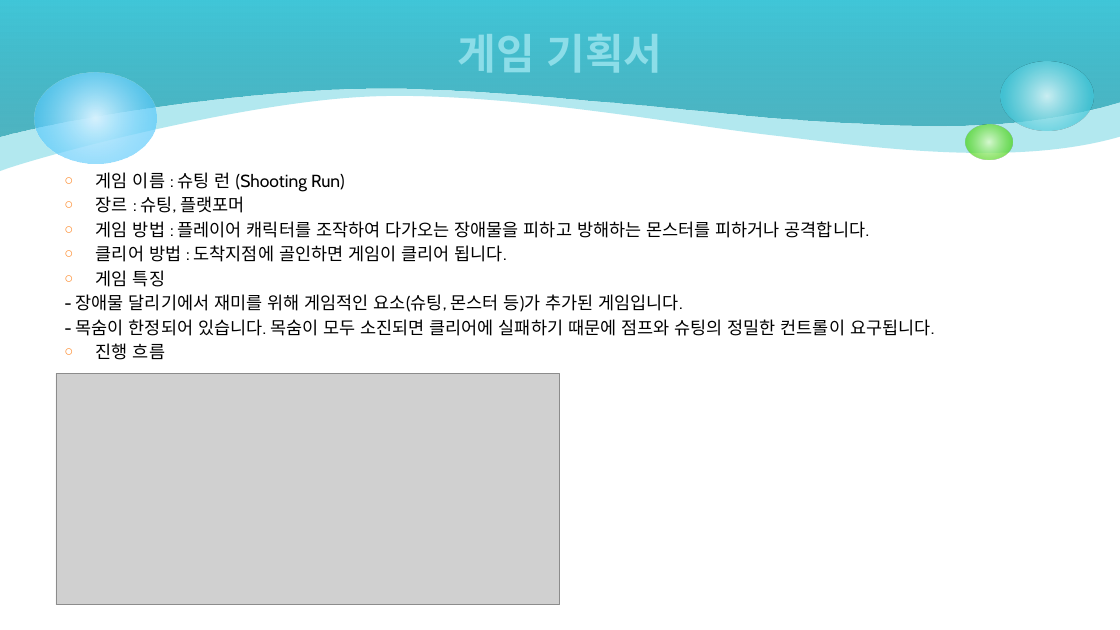
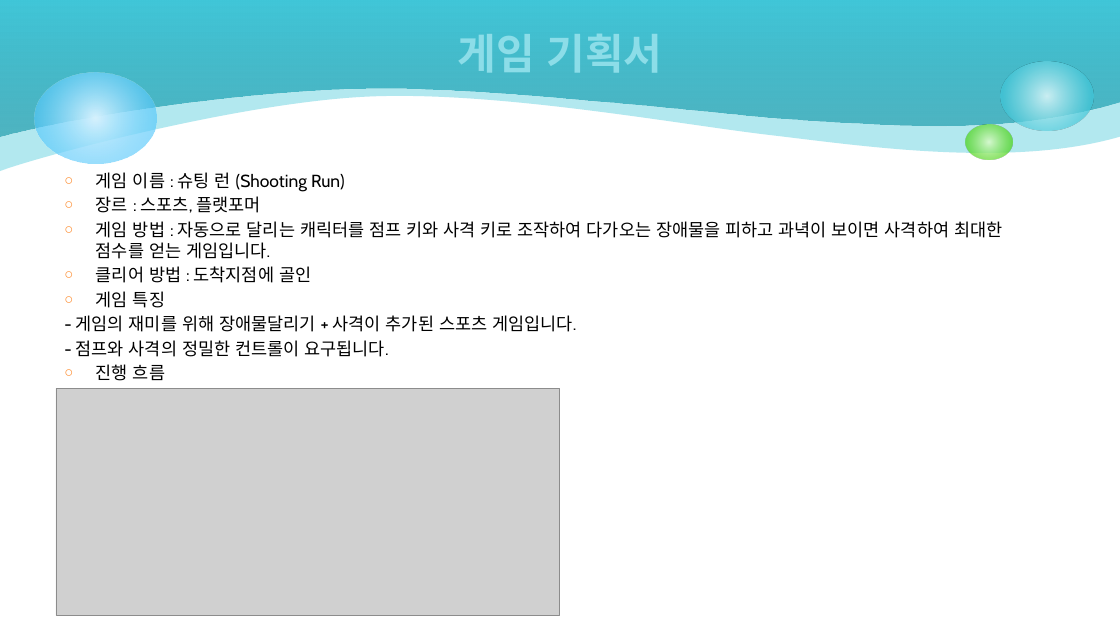
Before and after one commit to kkanghyun/2DGP_Project, a slide deck: slide 6 of 2D 게임프로그래밍 1차 발표.pptx. Drawn at 1120x630 pixels with LibreOffice and Linux fonts; fonts in the diff are those of the drawing; grey boxes stand for pictures. Boxes give left, top, right and bottom in pixels: in the first picture for what was removed or moved away, otherwise in the second. Text is boxed around its words. In the diff, an @@ line names an element or a change of style, - is before the commit and + after.

```diff
--- a/2D 게임프로그래밍 1차 발표.pptx
+++ b/2D 게임프로그래밍 1차 발표.pptx
@@ text at box(96, 196, 1002, 283): text changed @@
-○ 장르 : 슈팅, 플랫포머
-○ 게임 방법 : 플레이어 캐릭터를 조작하여 다가오는 장애물을 피하고 방해하는 몬스터를 피하거나 공격합니다.
-○ 클리어 방법 : 도착지점에 골인하면 게임이 클리어 됩니다.
+○ 장르 : 스포츠, 플랫포머
+○ 게임 방법 : 자동으로 달리는 캐릭터를 점프 키와 사격 키로 조작하여 다가오는 장애물을 피하고 과녁이 보이면 사격하여 최대한 점수를 얻는 게임입니다.
+○ 클리어 방법 : 도착지점에 골인
@@ text at box(76, 315, 576, 357): text changed @@
-- 장애물 달리기에서 재미를 위해 게임적인 요소(슈팅, 몬스터 등)가 추가된 게임입니다.
-- 목숨이 한정되어 있습니다. 목숨이 모두 소진되면 클리어에 실패하기 때문에 점프와 슈팅의 정밀한 컨트롤이 요구됩니다.
+- 게임의 재미를 위해 장애물달리기 + 사격이 추가된 스포츠 게임입니다.
+- 점프와 사격의 정밀한 컨트롤이 요구됩니다.
@@ picture: place and size @@
-picture at box(56, 374, 560, 606)
+picture at box(56, 388, 560, 615)
```
Also in this commit, not shown: 6 other slides changed, 1 other file.
